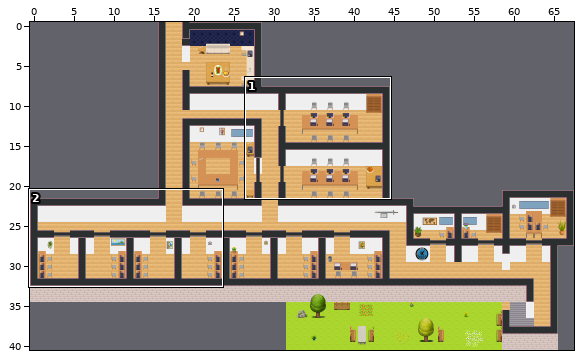
Two states of a Tiled map (JSON), I_OG.tmj. Above: a wide view before the commit, with the close-up outlined.
Close-up. Old version:
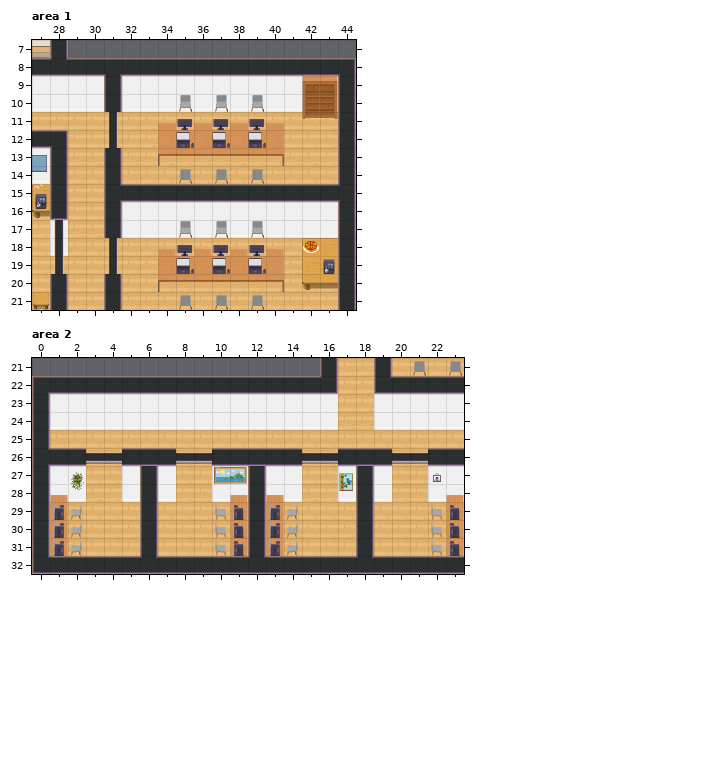
Cells are 32x32 px. Shown: area 1 x 27..44, y 7..21; area 2 x 0..23, y 21..32. The commit also changed other parts of the map, which this record leaves out.
After the commit:
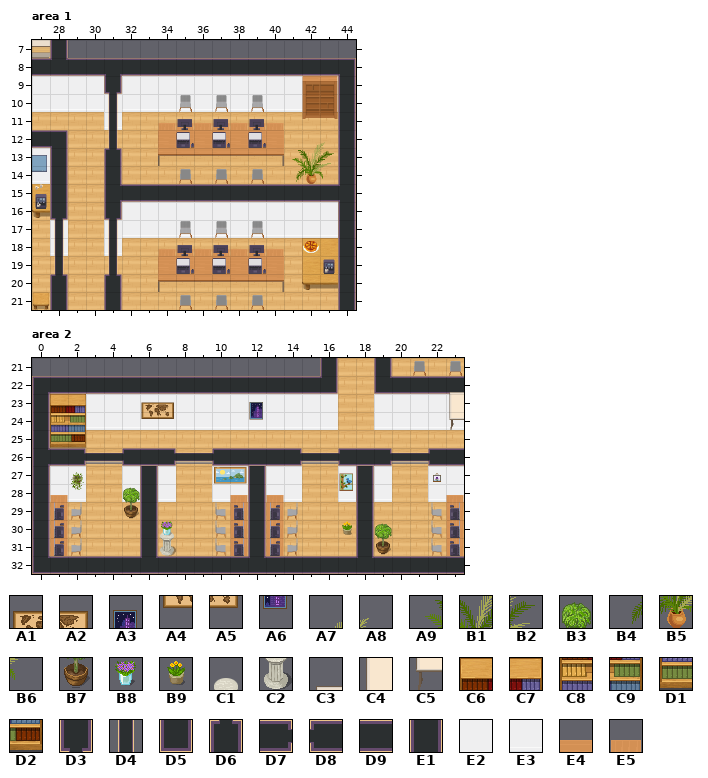
Key: from "WA_Decoration": A1 30, A2 31, A3 32, A4 42, A5 43, A6 44, A7 61, A8 62, A9 72, B1 73, B2 74, B3 78, B4 84, B5 85, B6 86, B7 90, B8 92, B9 93; from "WA_Exterior": C1 655, C2 680; from "WA_Miscellaneous": C3 33, C4 43, C5 53; from "WA_Other_Furniture": C6 22, C7 23, C8 34, C9 35, D1 46, D2 47; from "WA_Room_Builder": D3 11, D4 36, D5 56, D6 61, D7 63, D8 65, D9 94, E1 102, E2 119, E3 144; from "WA_Tables": E4 1, E5 2.
__ is an empty cell.
Changes in this commit:
Layer "walls/walls1", area 1:
Tile E1 becomes tile E2 in row 10 at x 31; in row 17 at x 31.
The author put tile E3 in row 11 at x 31; in row 18 at x 31.
Tile E1 is removed in row 9 at x 31; in row 13 at x 31; in row 16 at x 31; in row 20 at x 28 and 31.
Layer "walls/walls2", area 1:
Tile D5 becomes tile D3 in row 16 at x 28.
The author put tile D3 in row 9 at x 31; in row 16 at x 31.
Layer "furniture/furniture1", area 1:
The author put tile A7 in row 12 at x 42.
The author put tile A8 in row 12 at x 43.
The author put tile A9 in row 13 at x 41.
The author put tile B1 in row 13 at x 42.
The author put tile B2 in row 13 at x 43.
The author put tile B4 in row 14 at x 41.
The author put tile B5 in row 14 at x 42.
The author put tile B6 in row 14 at x 43.
Layer "above/above1", area 1:
The author put tile E5 in row 11 at x 34 to 40; in row 18 at x 35, 37 and 39.
Layer "above/above2", area 1:
The author put tile D4 in row 10 at x 31; in row 17 at x 31.
The author put tile D6 in row 13 at x 31; in row 20 at x 28 and 31.
Tile E4 is removed in row 11 at x 34, 36, 38 and 40.
Layer "walls/walls2", area 2:
The author put tile A1 in row 23 at x 6.
The author put tile A2 in row 23 at x 7.
The author put tile A3 in row 23 at x 12.
The author put tile A4 in row 24 at x 6.
The author put tile A5 in row 24 at x 7.
The author put tile A6 in row 24 at x 12.
The author put tile C3 in row 22 at x 23.
The author put tile C4 in row 23 at x 23.
The author put tile C5 in row 24 at x 23.
Layer "furniture/furniture1", area 2:
The author put tile B3 in row 28 at x 5; in row 30 at x 19.
The author put tile B7 in row 29 at x 5; in row 31 at x 19.
The author put tile B9 in row 30 at x 17.
The author put tile C1 in row 30 at x 7.
The author put tile C2 in row 31 at x 7.
Layer "furniture/furniture2", area 2:
The author put tile B8 in row 30 at x 7.
The author put tile C6 in row 23 at x 1.
The author put tile C7 in row 23 at x 2.
The author put tile C8 in row 24 at x 1.
The author put tile C9 in row 24 at x 2.
The author put tile D1 in row 25 at x 1.
The author put tile D2 in row 25 at x 2.
Layer "above/above2", area 2:
Tile D9 becomes tile D7 in row 26 at x 2, 7, 14 and 19.
Tile D9 becomes tile D8 in row 26 at x 5, 10, 17 and 22.
